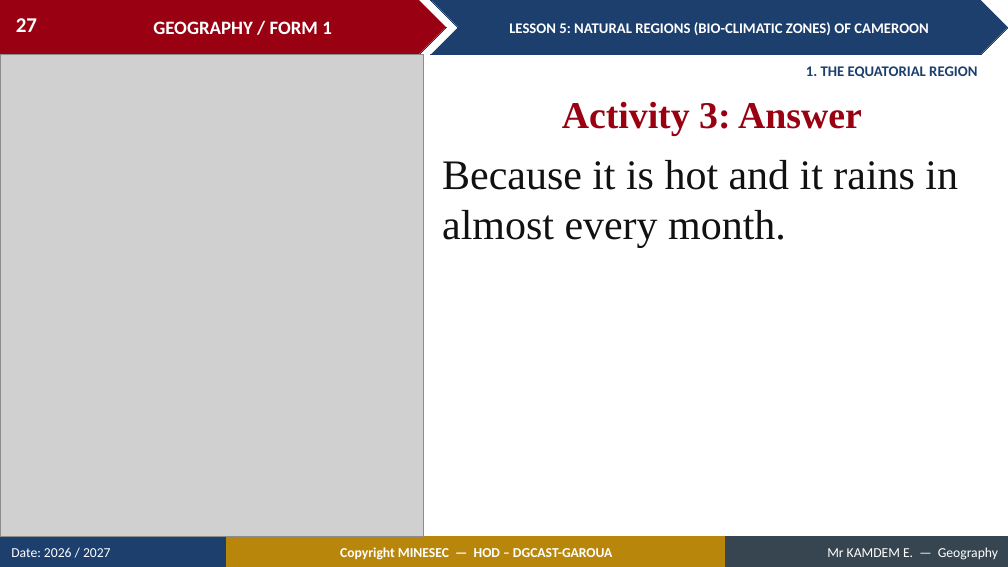
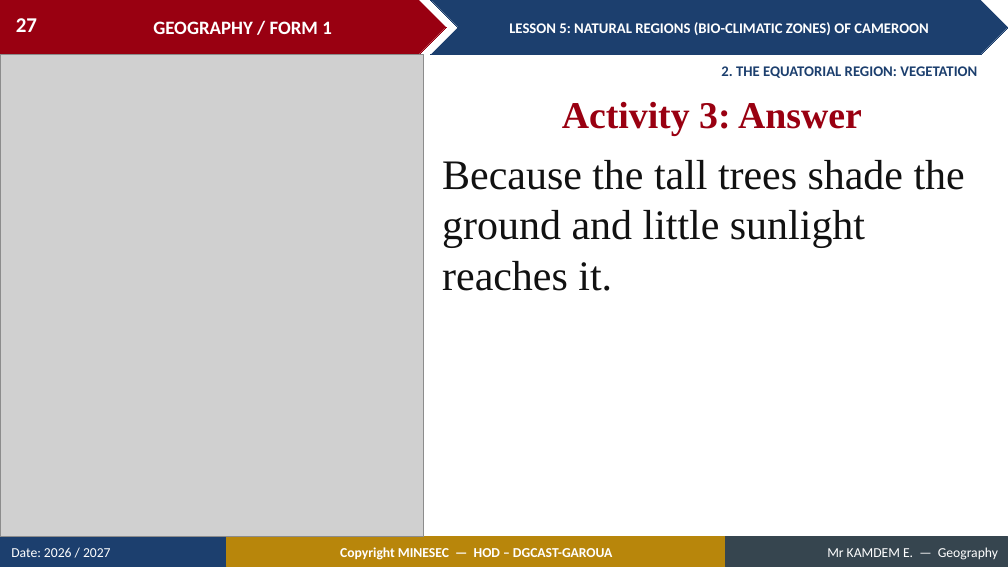
Before and after one commit to Berthautk/linea-github, a slide deck: slide 27 of lecons/F1/08_F1_M2_L05_Natural_Regions_Bio_climatic_Zones_of_Cameroon.pptx. Drawn at 1008x567 pixels with LibreOffice and Linux fonts; fonts in the diff are those of the drawing; grey boxes stand for pictures. Boxes give left, top, right and bottom in pixels: in the first picture for what was removed or moved away, otherwise in the second. Text is boxed around its words. In the diff, an @@ line names an element or a change of style, - is before the commit and + after.

```diff
--- a/lecons/F1/08_F1_M2_L05_Natural_Regions_Bio_climatic_Zones_of_Cameroon.pptx
+++ b/lecons/F1/08_F1_M2_L05_Natural_Regions_Bio_climatic_Zones_of_Cameroon.pptx
@@ text at box(721, 66, 977, 78): text changed @@
-1. THE EQUATORIAL REGION
+2. THE EQUATORIAL REGION: VEGETATION
@@ text at box(442, 160, 965, 291): text changed @@
-Because it is hot and it rains in almost every month.
+Because the tall trees shade the ground and little sunlight reaches it.
```
Also in this commit, not shown: 32 other slides changed, 20 slides added, 4 slides removed, 5 other files.
